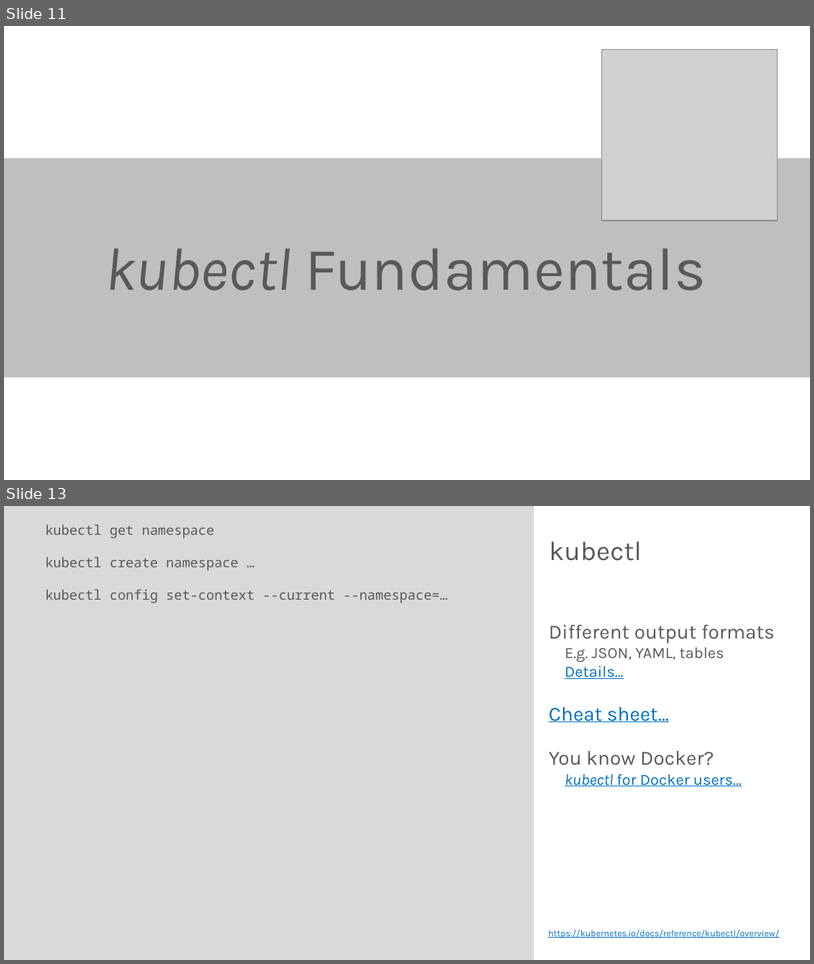
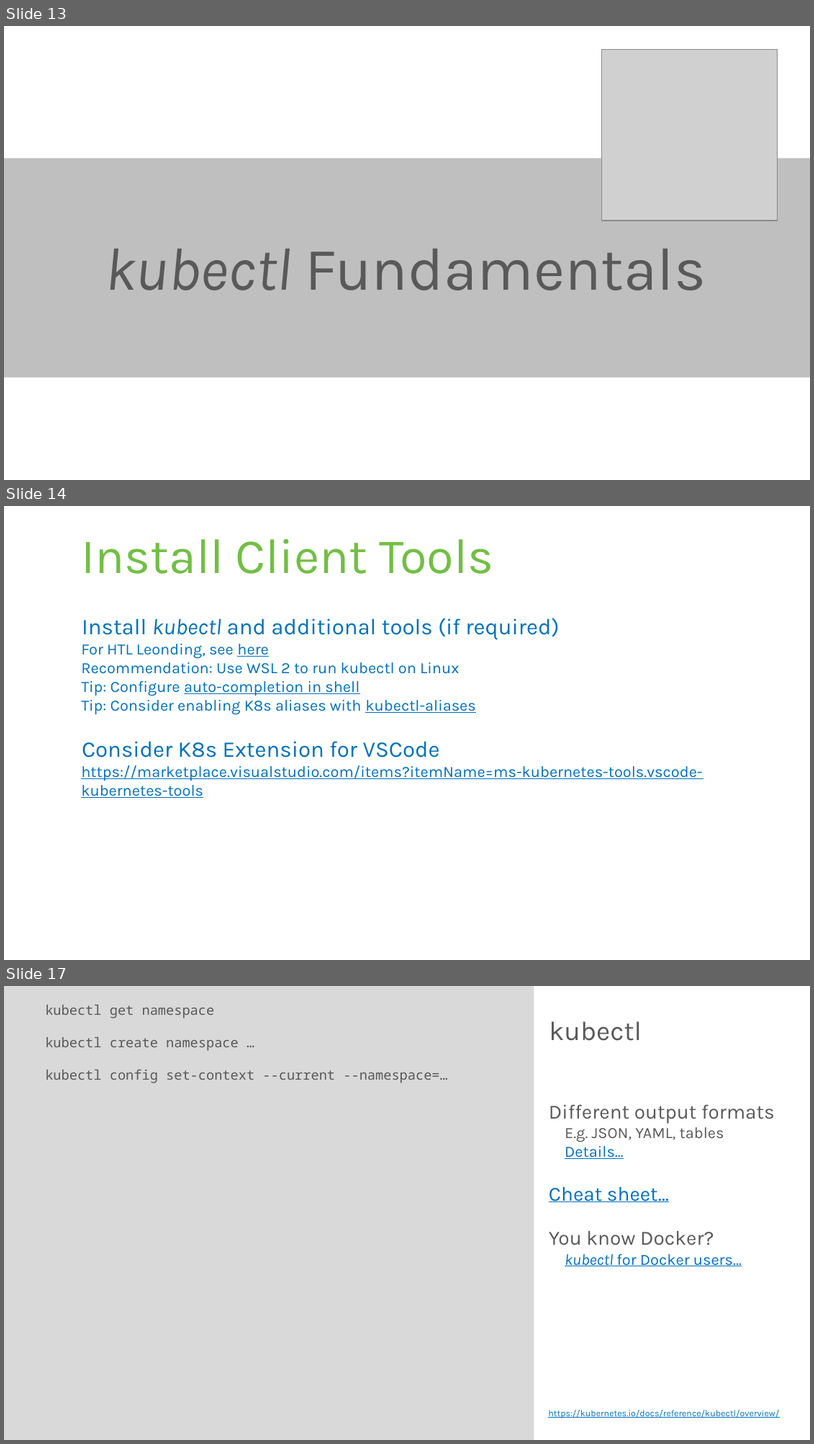
Before and after one commit to rstropek/DockerVS2015Intro, a slide deck: slides/Kubernetes-Workshop.pptx. Shown one above the other, each under a label of ours: slides 11 and 13 before the commit, slides 13, 14 and 17 after it; the slides between them are not shown. The pictures are 814x964 and 814x1444 pixels, drawn with LibreOffice and Linux fonts; fonts in the diff are those of the drawing; grey boxes stand for pictures. Boxes give left, top, right and bottom in pixels: in the first picture for what was removed or moved away, otherwise in the second. Text is boxed around its words. In the diff, an @@ line names an element or a change of style, - is before the commit and + after.

```diff
--- a/slides/Kubernetes-Workshop.pptx
+++ b/slides/Kubernetes-Workshop.pptx
@@ slide 14 added at [4, 506, 810, 960], background #FFFFFF @@
@@ title added at [81, 539, 494, 574], 44 pt, text #72BF44 @@
+Install Client Tools
@@ text added at [81, 618, 702, 798], 14 pt, text #0071BC @@
+Install kubectl and additional tools (if required)
+  For HTL Leonding, see here
+  Recommendation: Use WSL 2 to run kubectl on Linux
+  Tip: Configure auto-completion in shell
+  Tip: Consider enabling K8s aliases with kubectl-aliases
+Consider K8s Extension for VSCode
+  https://marketplace.visualstudio.com/items?itemName=ms-kubernetes-tools.vscode-kubernetes-tools
@@ what was slide 11 is now slide 13 @@
@@ what was slide 13 is now slide 17 @@
```
Also in this commit, not shown: 6 slides changed, 5 other slides added, 1 other file.
